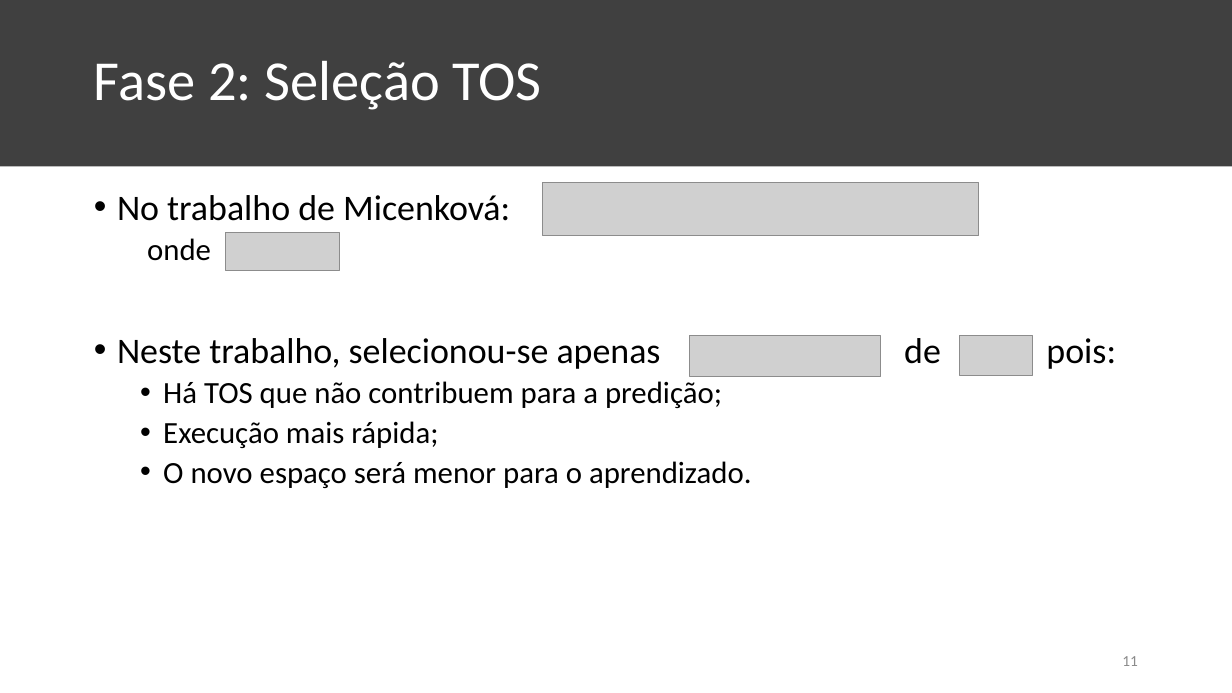
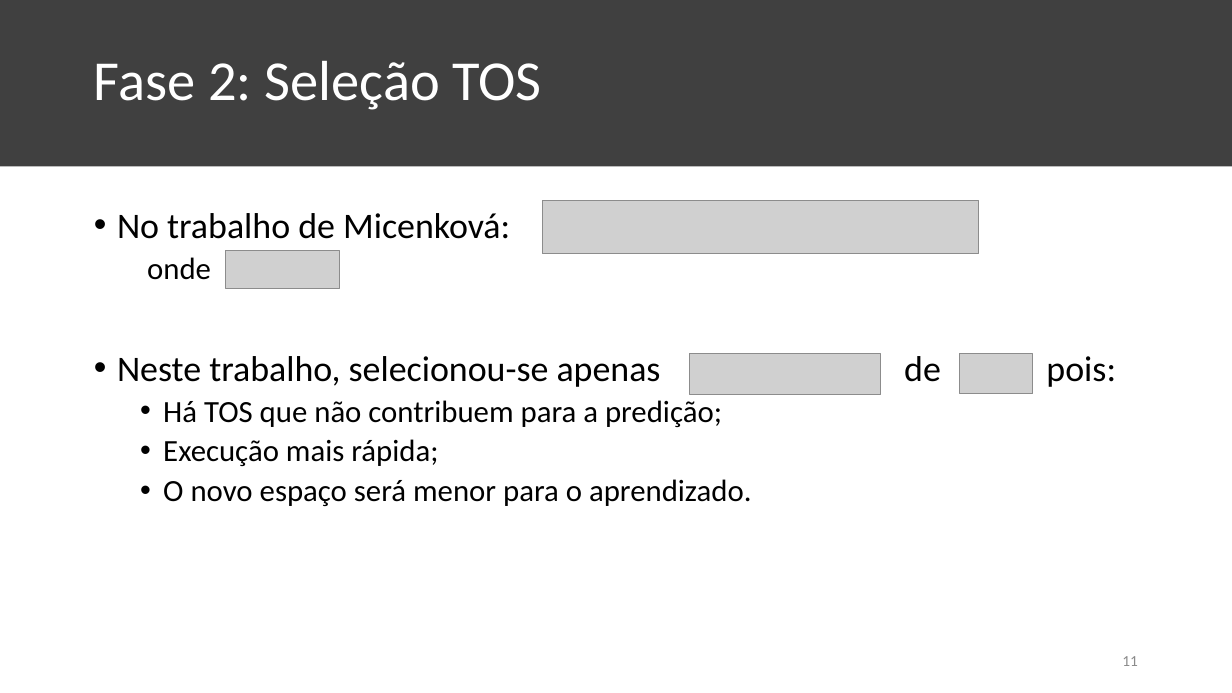
Before and after one commit to KaioAlex/DigitalSecurity, a slide deck: slide 11 of XGBOD-Seminar/XGBOD Seminar.pptx. Drawn at 1232x693 pixels with LibreOffice and Linux fonts; fonts in the diff are those of the drawing; grey boxes stand for pictures. Boxes give left, top, right and bottom in pixels: in the first picture for what was removed or moved away, otherwise in the second. Text is boxed around its words. In the diff, an @@ line names an element or a change of style, - is before the commit and + after.

```diff
--- a/XGBOD-Seminar/XGBOD Seminar.pptx
+++ b/XGBOD-Seminar/XGBOD Seminar.pptx
@@ text "No trabalho de Micenková:" moved from (x1=117, y1=195, x2=1116, y2=488) to (x1=117, y1=213, x2=1116, y2=506) @@
@@ 4 pictures moved together from (x1=226, y1=182, x2=1033, y2=376) to (x1=226, y1=201, x2=1033, y2=395) @@
```
Also in this commit, not shown: 9 other slides changed, 1 slide added, 1 slide removed.
